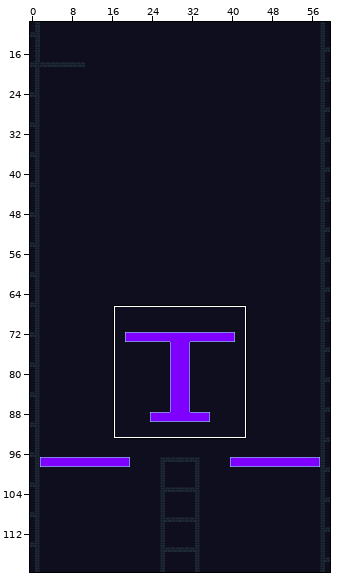
Two states of a Tiled map, assets/tiles_NEW/tilemap.tmx. The picture above shows the old version from afar; the outline marks the close-up.
Close-up. Before the edit:
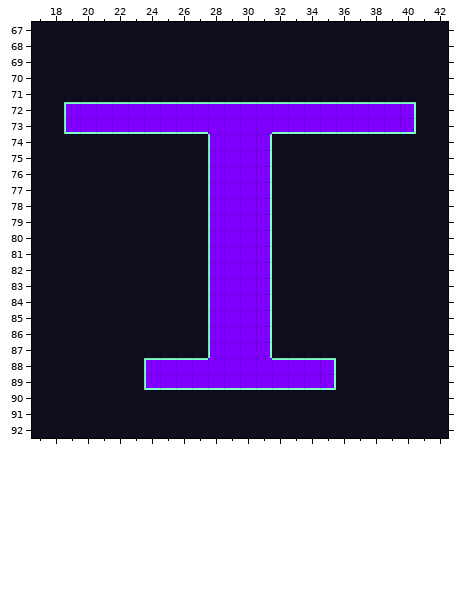
Cells are 8x8 px. Shown: x 17..42, y 67..92. The commit also changed other parts of the map, which this record leaves out.
New version:
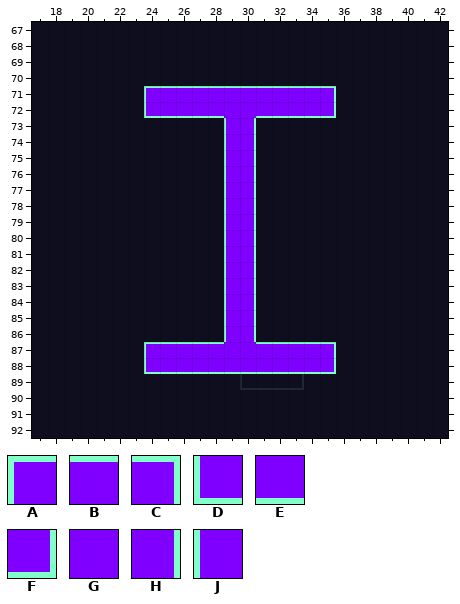
Key: from "tileset": A 286, B 287, C 289, D 346, E 351, F 353, G 607, H 609, J 670.
_ is an empty cell.
The edit:
Layer "Blue":
Tile A is added in row 71 at x 24; in row 87 at x 24.
Tile B replaces tile H in row 87 at x 31.
Tile B replaces tile J in row 87 at x 28.
Tile B is added in row 71 at x 25 to 34; in row 87 at x 25 to 27 and 32 to 34.
Tile C is added in row 71 at x 35; in row 87 at x 35.
Tile D replaces tile A in row 88 at x 24.
Tile D replaces tile B in row 72 at x 24.
Tile E replaces tile B in row 72 at x 25 to 28 and 31 to 34; in row 88 at x 25 to 27 and 32 to 34.
Tile E replaces tile G in row 88 at x 28 to 31.
Tile F replaces tile B in row 72 at x 35.
Tile F replaces tile C in row 88 at x 35.
Tile G replaces tile B in row 72 at x 29 to 30.
Tile H replaces tile G in rows 73 to 86 at x 30.
Tile J replaces tile G in rows 73 to 86 at x 29.
The edit erases tile A in row 72 at x 19.
The edit erases tile B in row 72 at x 20 to 23 and 36 to 39.
The edit erases tile C in row 72 at x 40.
The edit erases tile D in row 73 at x 19; in row 89 at x 24.
The edit erases tile E in row 73 at x 20 to 27 and 32 to 39; in row 89 at x 25 to 34.
The edit erases tile F in row 73 at x 40; in row 89 at x 35.
The edit erases tile G in row 73 at x 28 and 31.
The edit erases tile H in rows 74 to 86 at x 31.
The edit erases tile J in rows 74 to 86 at x 28.
Changed places in both close-ups, as pixel boxes (x1, y1, x2, y2):
changed: (64, 86, 416, 390)
